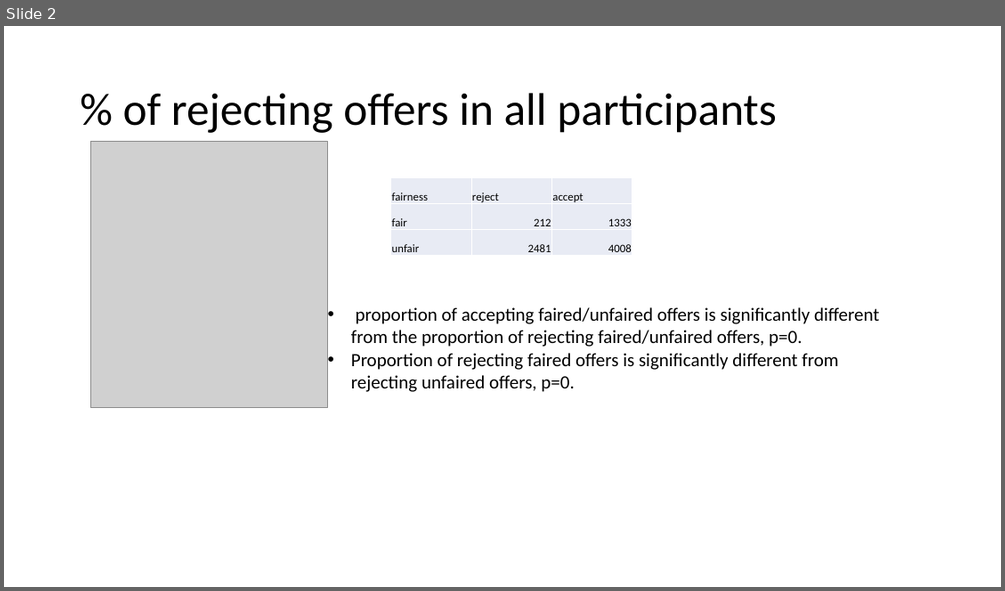
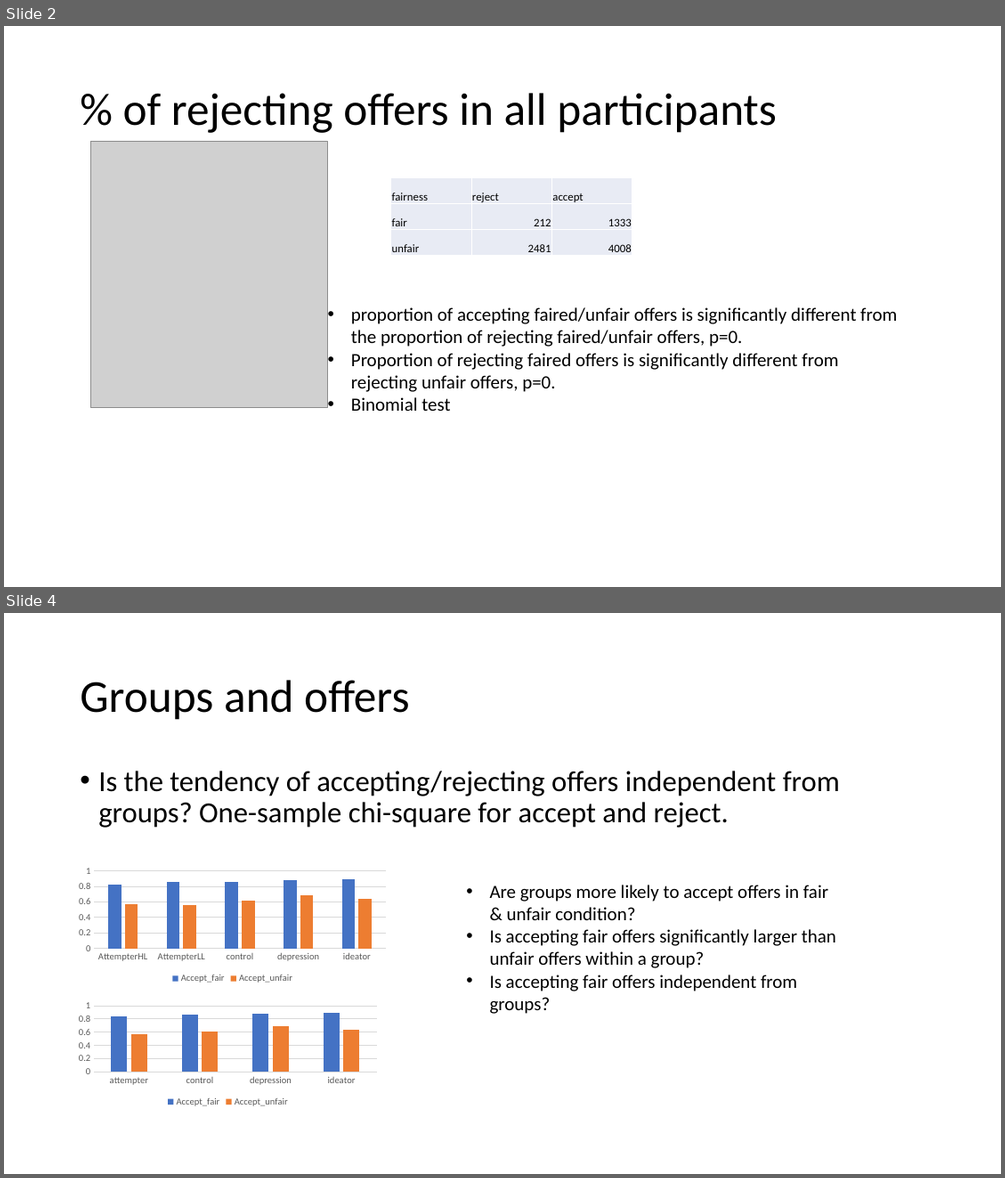
Before and after one commit to kezhangeco/Suicide_UG, a slide deck: UG_results.pptx. Shown one above the other, each under a label of ours: slide 2 before the commit, slides 2 and 4 after it; the slides between them are not shown. The pictures are 1005x591 and 1005x1178 pixels, drawn with LibreOffice and Linux fonts; fonts in the diff are those of the drawing; grey boxes stand for pictures. Boxes give left, top, right and bottom in pixels: in the first picture for what was removed or moved away, otherwise in the second. Text is boxed around its words. In the diff, an @@ line names an element or a change of style, - is before the commit and + after.

```diff
--- a/UG_results.pptx
+++ b/UG_results.pptx
@@ slide 4 added at bbox=[4, 613, 1001, 1174], background #FFFFFF @@
@@ title added at bbox=[80, 680, 409, 720], 44 pt, text #000000 @@
+Groups and offers
@@ text added at bbox=[98, 771, 840, 827], 28 pt, text #000000 @@
+• Is the tendency of accepting/rejecting offers independent from groups? One-sample chi-square for accept and reject.
@@ column chart added at bbox=[73, 863, 393, 987] @@
+categories: AttempterHL, AttempterLL, control, depression, ideator
+Accept_fair: 0.82, 0.85, 0.86, 0.88, 0.89
+Accept_unfair: 0.57, 0.56, 0.61, 0.69, 0.64
@@ text added at bbox=[490, 884, 836, 1013], 18 pt, text #000000 @@
+• Are groups more likely to accept offers in fair & unfair condition?
+• Is accepting fair offers significantly larger than unfair offers within a group?
+• Is accepting fair offers independent from groups?
@@ column chart added at bbox=[73, 998, 383, 1111] @@
+categories: attempter, control, depression, ideator
+Accept_fair: 0.84, 0.86, 0.88, 0.89
+Accept_unfair: 0.57, 0.61, 0.69, 0.64
@@ slide 2 changed as well @@
@@ text at bbox=[351, 307, 897, 410]: text changed @@
-• proportion of accepting faired/unfaired offers is significantly different from the proportion of rejecting faired/unfaired offers, p=0.
-• Proportion of rejecting faired offers is significantly different from rejecting unfaired offers, p=0.
+• proportion of accepting faired/unfair offers is significantly different from the proportion of rejecting faired/unfair offers, p=0.
+• Proportion of rejecting faired offers is significantly different from rejecting unfair offers, p=0.
+• Binomial test
```
Also in this commit, not shown: 1 other slide changed, 3 other files.
